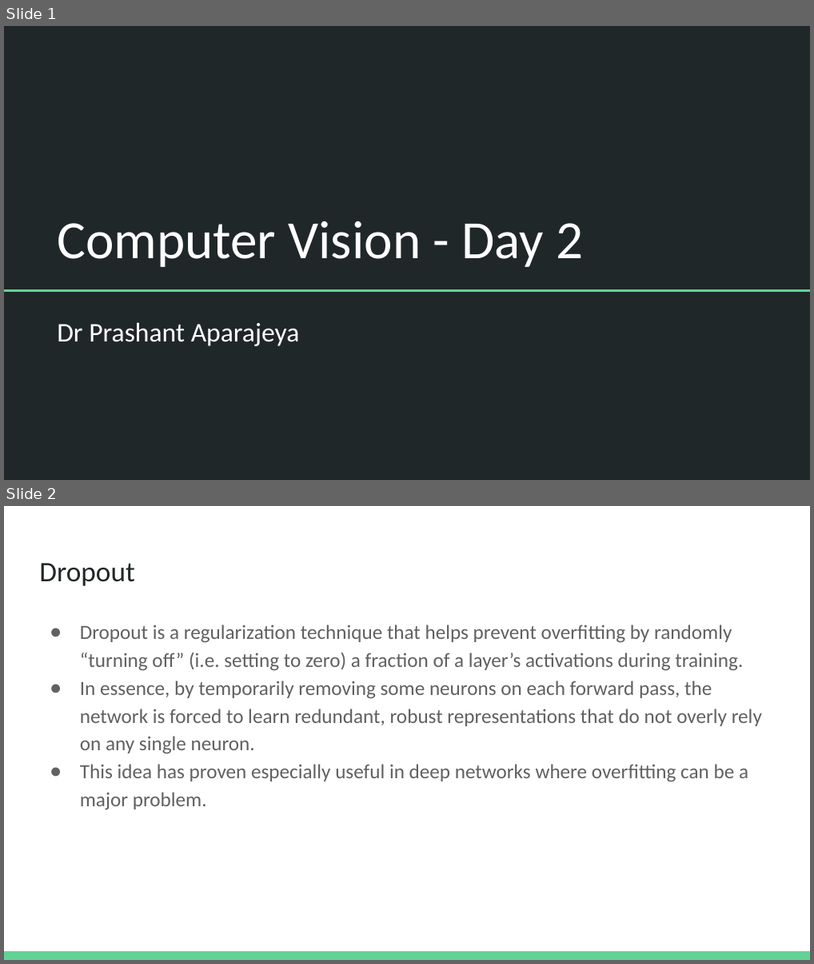
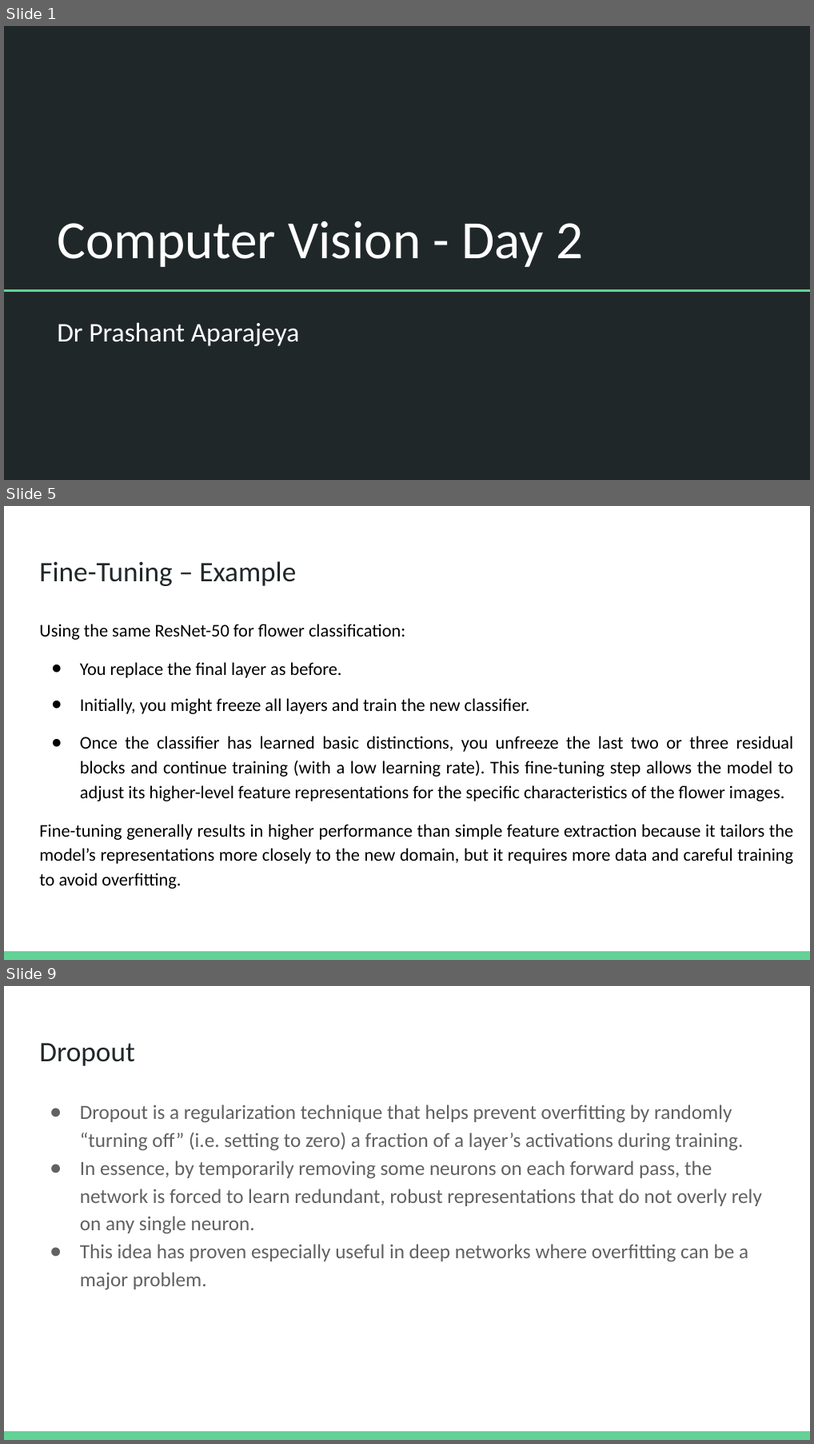
Before and after one commit to Hasan-Shahid/KA-Advanced-Ai-2025, a slide deck: Slides/Extra Slides/Computer Vision - Day 2.pptx. Shown one above the other, each under a label of ours: slides 1 and 2 before the commit, slides 1, 5 and 9 after it; the slides between them are not shown. The pictures are 814x964 and 814x1444 pixels, drawn with LibreOffice and Linux fonts; fonts in the diff are those of the drawing. Boxes give left, top, right and bottom in pixels: in the first picture for what was removed or moved away, otherwise in the second. Text is boxed around its words. In the diff, an @@ line names an element or a change of style, - is before the commit and + after.

```diff
--- a/Slides/Extra Slides/Computer Vision - Day 2.pptx
+++ b/Slides/Extra Slides/Computer Vision - Day 2.pptx
@@ slide 5 added at <box>4,506,810,960</box>, background #FFFFFF; not listed: 1 template element that a slide beside it also shows @@
@@ title added at <box>39,561,296,586</box>, 25.2 pt, text #202729 @@
+Fine-Tuning – Example
@@ text added at <box>39,624,794,888</box>, 16 pt, text #000000 @@
+Using the same ResNet-50 for flower classification:
+● You replace the final layer as before.
+● Initially, you might freeze all layers and train the new classifier.
+● Once the classifier has learned basic distinctions, you unfreeze the last two or three residual blocks and continue training (with a low learning rate). This fine-tuning step allows the model to adjust its higher-level feature representations for the specific characteristics of the flower images.
+Fine-tuning generally results in higher performance than simple feature extraction because it tailors the model’s representations more closely to the new domain, but it requires more data and careful training to avoid overfitting.
@@ what was slide 2 is now slide 9 @@
```
Also in this commit, not shown: 8 other slides added, 10 other files.
